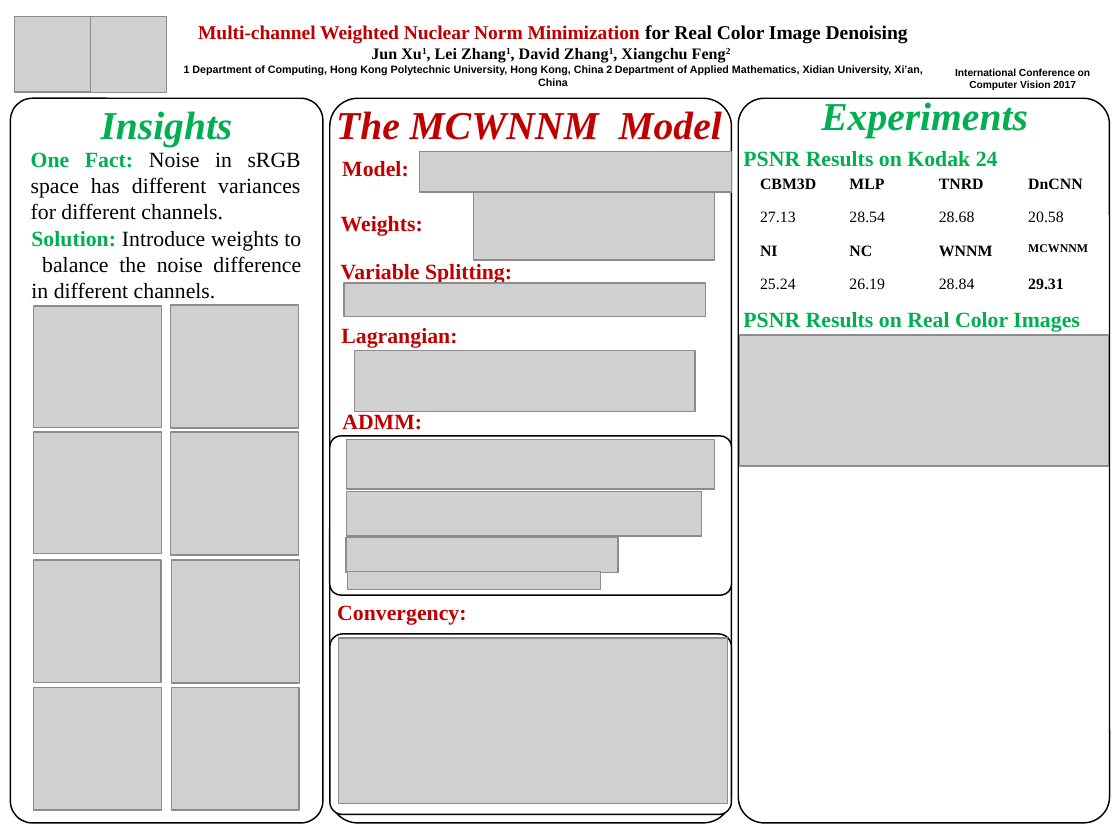
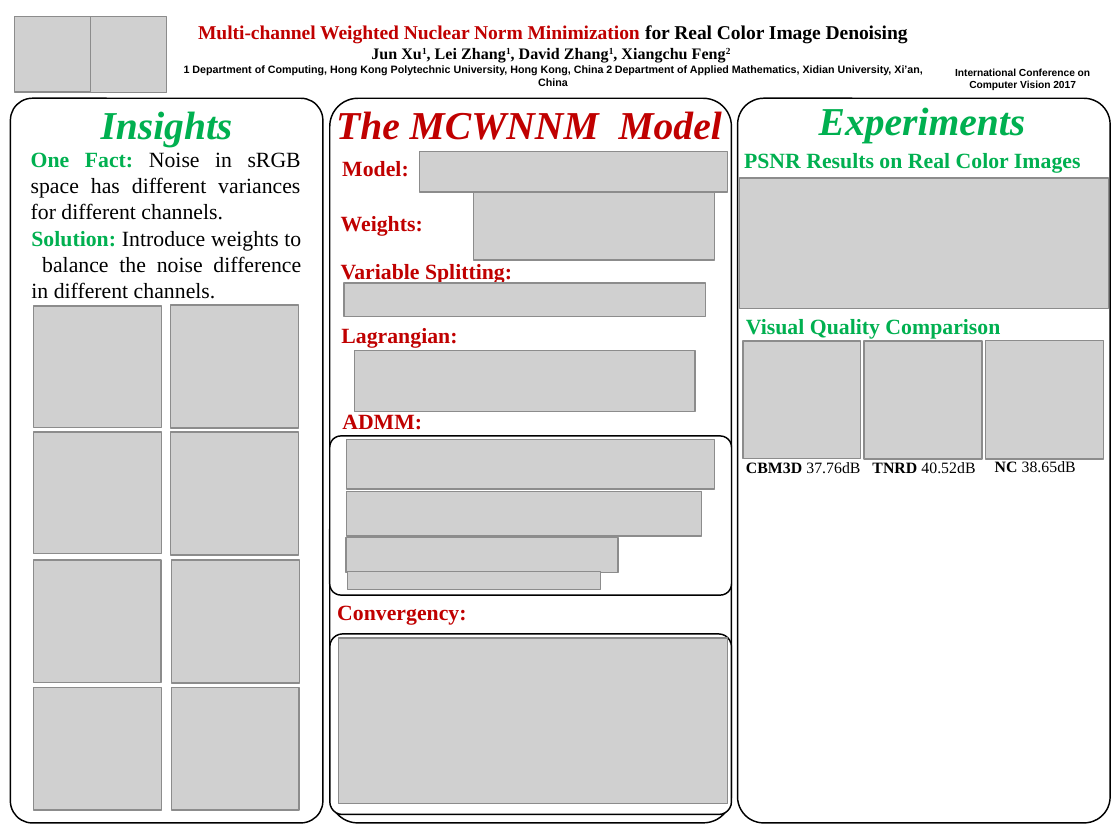
Before and after one commit to csjunxu/ICCV2017_PAPER1, a slide deck: slide 1 of iccv17_poster_template.pptx. Drawn at 1120x840 pixels with LibreOffice and Linux fonts; fonts in the diff are those of the drawing; grey boxes stand for pictures; background and template pictures are left out. Boxes give left, top, right and bottom in pixels: in the first picture for what was removed or moved away, otherwise in the second. Text is boxed around its words. In the diff, an @@ line names an element or a change of style, - is before the commit and + after.

```diff
--- a/iccv17_poster_template.pptx
+++ b/iccv17_poster_template.pptx
@@ text "Experiments": place and size @@
-text "Experiments" at [821, 102, 1028, 138]
+text "Experiments" at [819, 107, 1026, 143]
@@ text "PSNR Results on Real Color ...": place and size @@
-text "PSNR Results on Real Color ..." at [743, 312, 1080, 332]
+text "PSNR Results on Real Color ..." at [744, 153, 1081, 173]
@@ picture: place and size @@
-picture at [420, 152, 731, 192]
+picture at [420, 152, 727, 192]
@@ picture: place and size @@
-picture at [740, 336, 1109, 467]
+picture at [740, 178, 1109, 309]
@@ text removed at [743, 151, 998, 167] @@
-PSNR Results on Kodak 24
@@ table removed at [746, 168, 1104, 300], 4 rows, 4 columns @@
-CBM3D | MLP | TNRD | DnCNN
-27.13 | 28.54 | 28.68 | 20.58
-NI | NC | WNNM | MCWNNM
-25.24 | 26.19 | 28.84 | 29.31
@@ text added at [746, 319, 1000, 339], 11 pt, text #00B050, bold @@
+Visual Quality Comparison
@@ picture added at [743, 342, 860, 458] @@
@@ picture added at [864, 342, 982, 460] @@
@@ picture added at [986, 340, 1104, 458] @@
@@ text added at [746, 462, 860, 473], 8 pt, text #000000 @@
+CBM3D 37.76dB
@@ text added at [872, 462, 975, 473], 8 pt, text #000000 @@
+TNRD 40.52dB
@@ text added at [995, 461, 1076, 472], 8 pt, text #000000 @@
+NC 38.65dB
```
